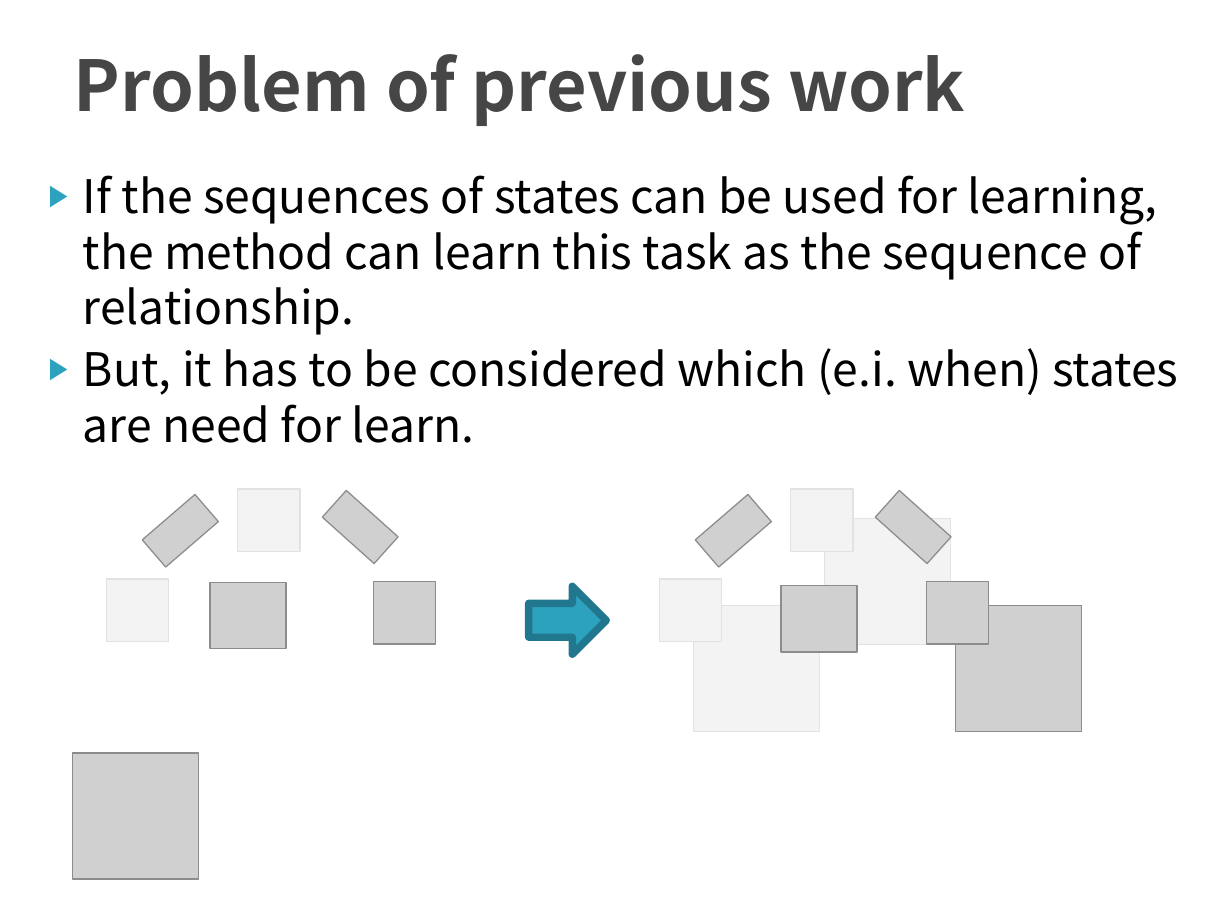
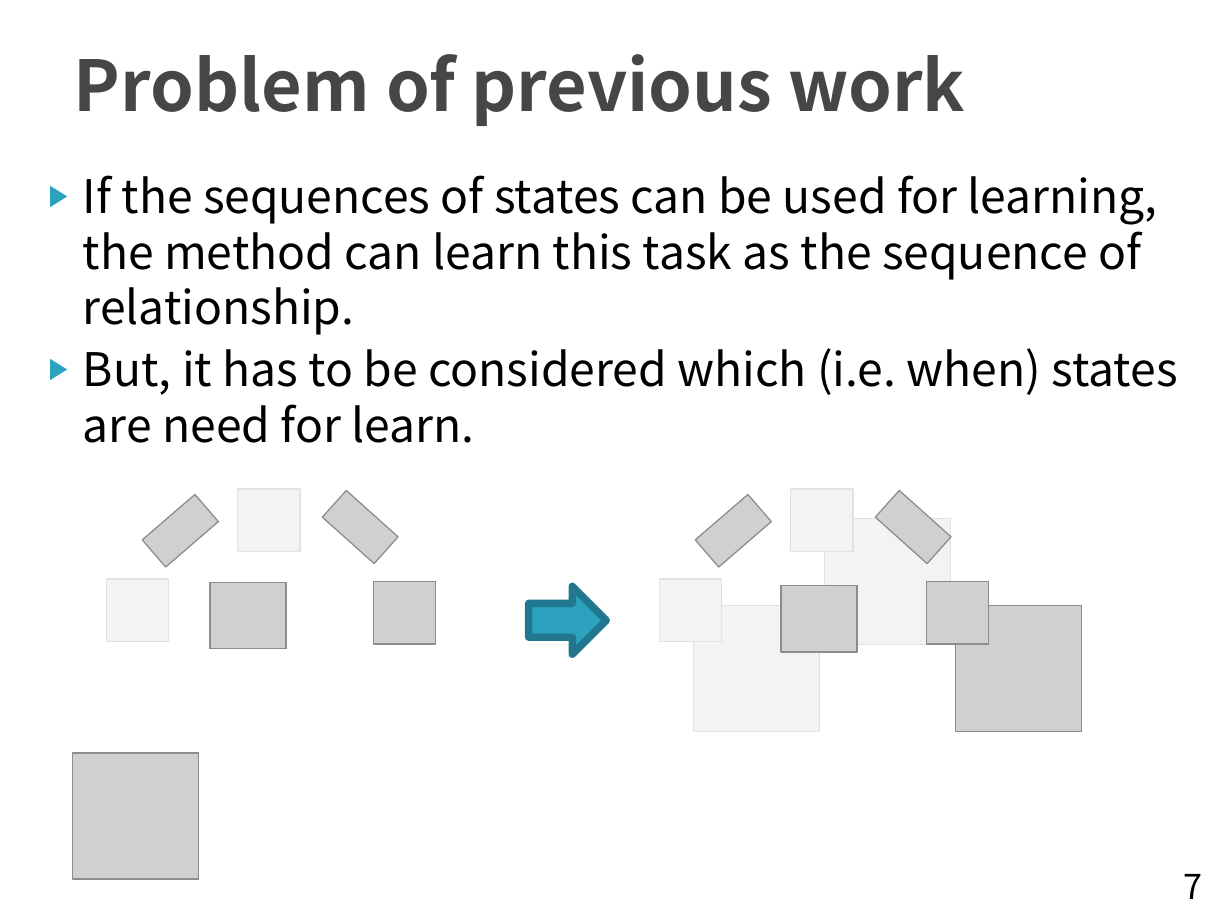
Before and after one commit to TetsuyaKomota/MyMasterStudies, a slide deck: slide 7 of slides/seminar_20170111.pptx. Drawn at 1232x924 pixels with LibreOffice and Linux fonts; fonts in the diff are those of the drawing; grey boxes stand for pictures. Boxes give left, top, right and bottom in pixels: in the first picture for what was removed or moved away, otherwise in the second. Text is boxed around its words. In the diff, an @@ line names an element or a change of style, - is before the commit and + after.

```diff
--- a/slides/seminar_20170111.pptx
+++ b/slides/seminar_20170111.pptx
@@ text at box(83, 348, 1178, 443): text changed @@
-▶ But, it has to be considered which (e.i. when) states are need for learn.
+▶ But, it has to be considered which (i.e. when) states are need for learn.
@@ page number added at box(1183, 874, 1202, 899), 20 pt, text #000000 @@
+7
```
Also in this commit, not shown: 22 other slides changed, 1 slide added, 1 slide removed.
